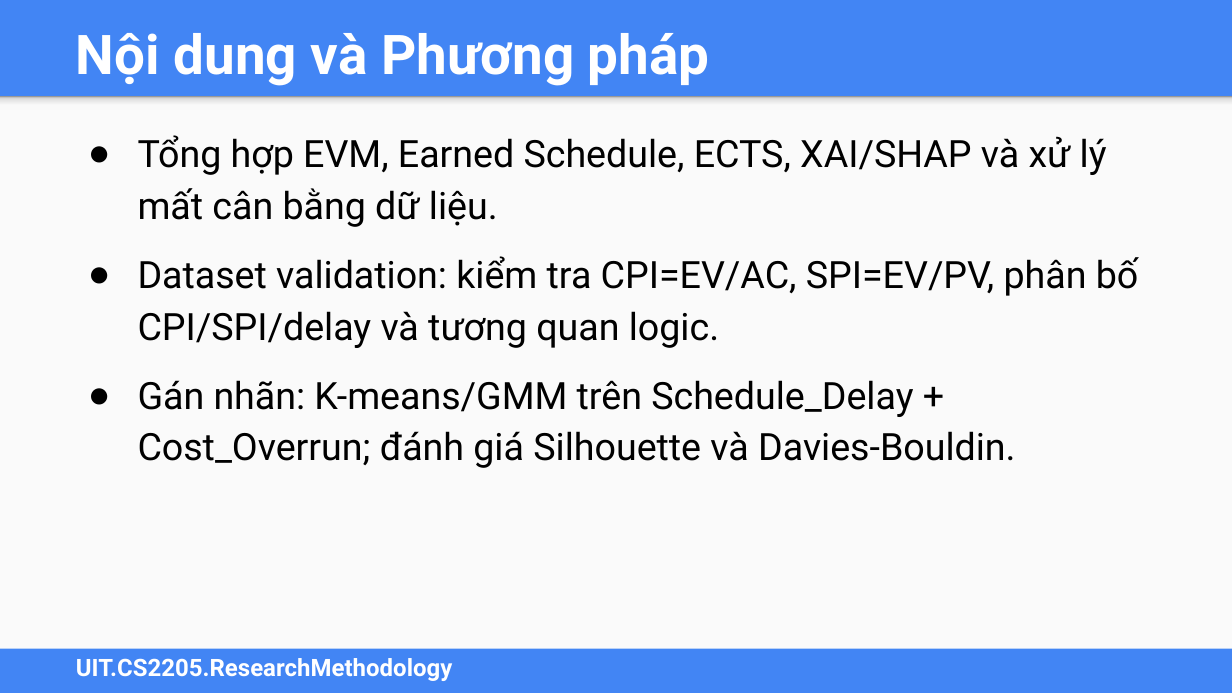
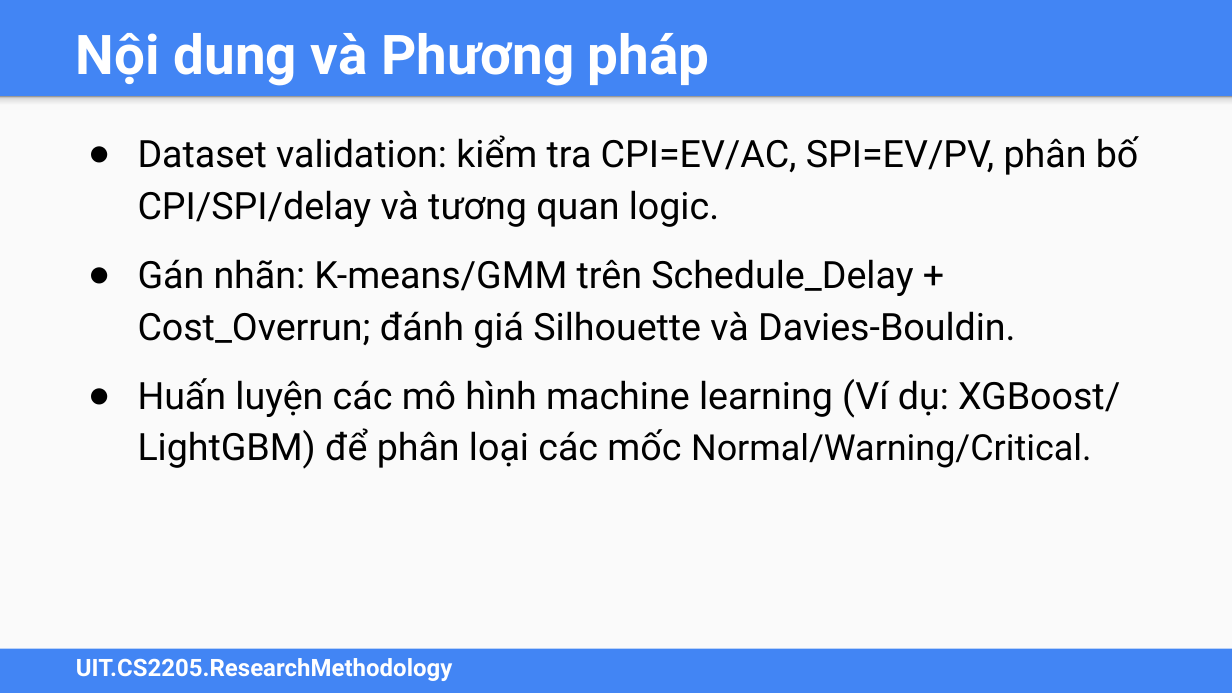
Before and after one commit to sang1833/CS2205.JAN2026, a slide deck: slide 7 of Sang Nguyễn Thanh - CS2205.JAN2026.DeCuong.FinalReport.Slide.pptx (slide 5 before the commit). Drawn at 1232x693 pixels with LibreOffice and Linux fonts; fonts in the diff are those of the drawing. Boxes give left, top, right and bottom in pixels: in the first picture for what was removed or moved away, otherwise in the second. Text is boxed around its words. In the diff, an @@ line names an element or a change of style, - is before the commit and + after.

```diff
--- a/Sang Nguyễn Thanh - CS2205.JAN2026.DeCuong.FinalReport.Slide.pptx
+++ b/Sang Nguyễn Thanh - CS2205.JAN2026.DeCuong.FinalReport.Slide.pptx
@@ text at bbox=[138, 135, 1107, 227]: paragraph removed @@
-● Tổng hợp EVM, Earned Schedule, ECTS, XAI/SHAP và xử lý mất cân bằng dữ liệu.
@@ text at bbox=[138, 135, 1139, 227]: less space between paragraphs @@
@@ text at bbox=[138, 378, 1120, 469]: paragraph added @@
+● Huấn luyện các mô hình machine learning (Ví dụ: XGBoost/ LightGBM) để phân loại các mốc Normal/Warning/Critical.
```
Also in this commit, not shown: 3 other slides changed, 3 slides added, 1 slide removed, 3 other files.
